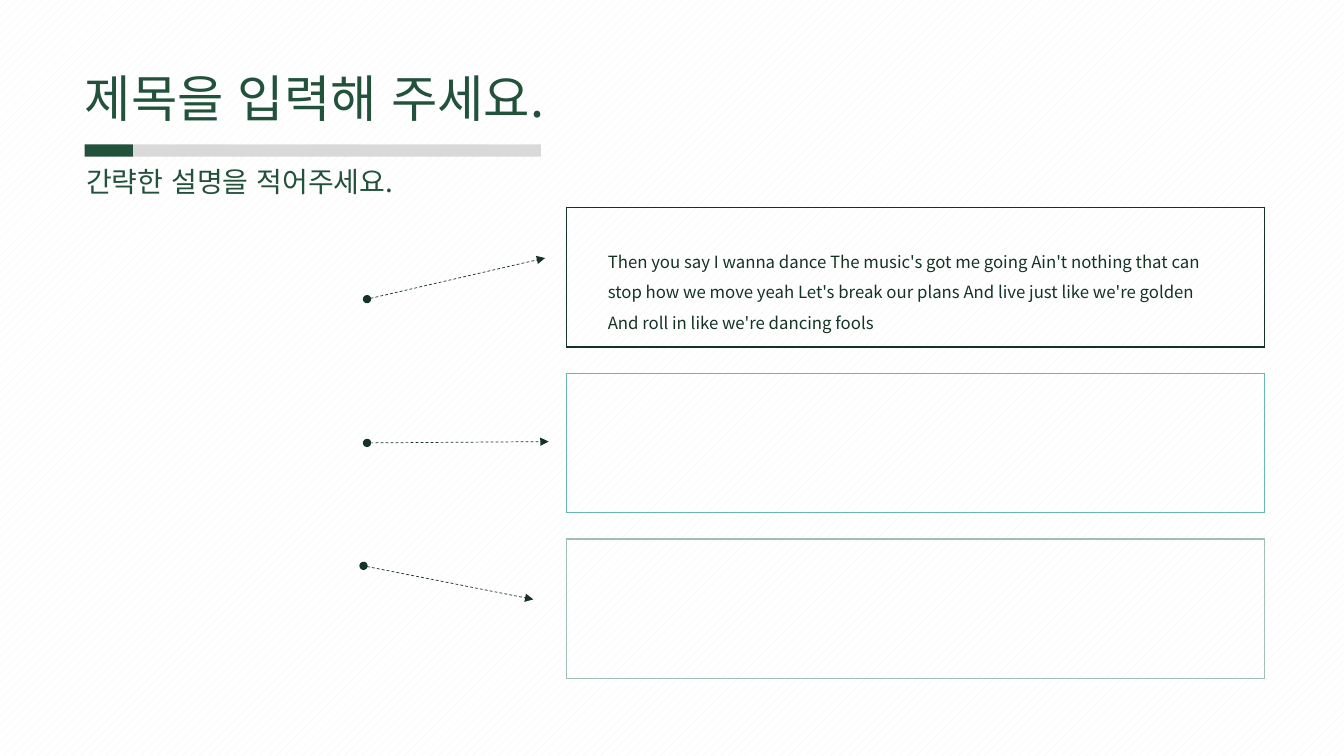
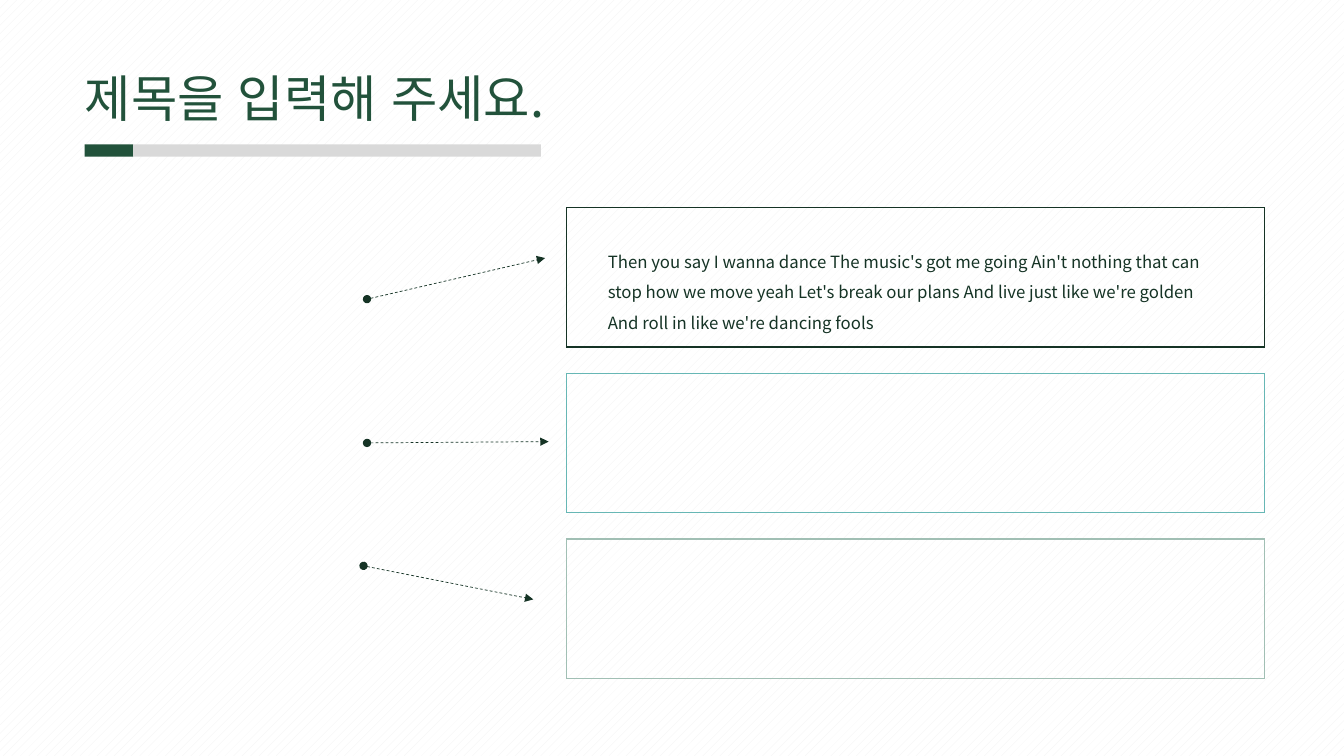
Before and after one commit to rombird/LEELEELIM, a slide deck: slide 18 of 서버프로그램 구현.pptx (slide 16 before the commit). Drawn at 1344x756 pixels with LibreOffice and Linux fonts; fonts in the diff are those of the drawing. Boxes give left, top, right and bottom in pixels: in the first picture for what was removed or moved away, otherwise in the second. Text is boxed around its words. In the diff, an @@ line names an element or a change of style, - is before the commit and + after.

```diff
--- a/서버프로그램 구현.pptx
+++ b/서버프로그램 구현.pptx
@@ text removed at [86, 169, 393, 195] @@
-간략한 설명을 적어주세요.
```
Also in this commit, not shown: 12 other slides changed, 2 slides added.
